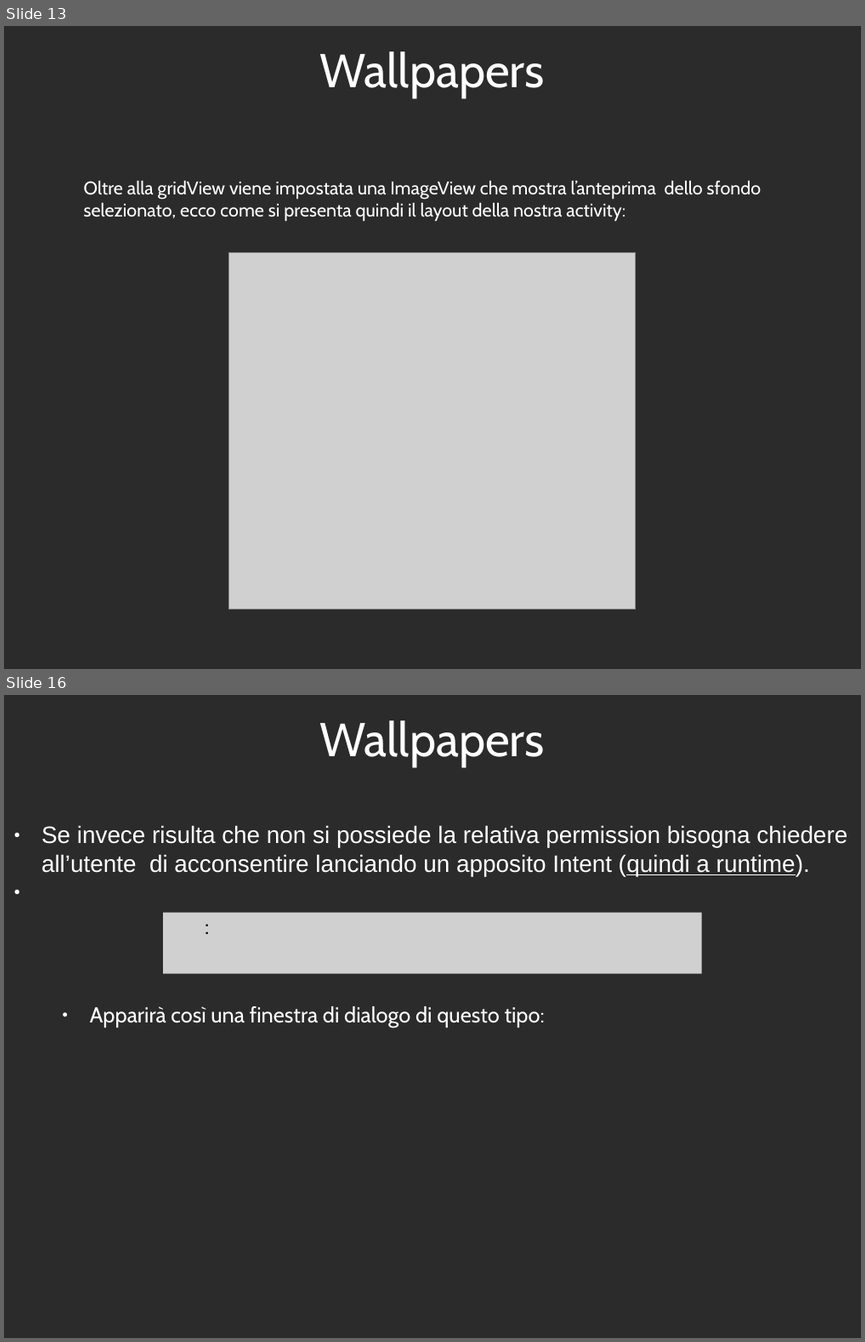
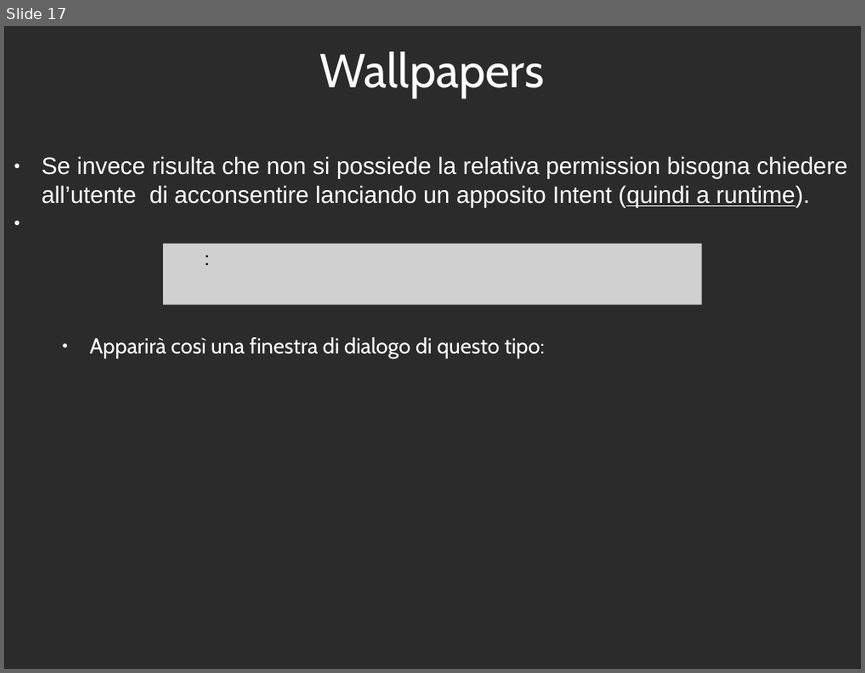
Before and after one commit to 0088024/Wallpaper_v4, a slide deck: ESONERO_WALLPAPERS_FPR-IOL2018.odp. Shown one above the other, each under a label of ours: slides 13 and 16 before the commit, slide 17 after it; the slides between them are not shown. The pictures are 865x1342 and 865x673 pixels, drawn with LibreOffice and Linux fonts; fonts in the diff are those of the drawing; grey boxes stand for pictures; background and template pictures are left out; a plain dark background stands for a picture behind light text. Boxes give left, top, right and bottom in pixels: in the first picture for what was removed or moved away, otherwise in the second. Text is boxed around its words. In the diff, an @@ line names an element or a change of style, - is before the commit and + after.

```diff
--- a/ESONERO_WALLPAPERS_FPR-IOL2018.odp
+++ b/ESONERO_WALLPAPERS_FPR-IOL2018.odp
@@ slide 13 removed at (4,26,861,669), background picture (left out) @@
@@ title removed at (320,52,545,98) @@
-Wallpapers
@@ text removed at (84,180,761,222) @@
-Oltre alla gridView viene impostata una ImageView che mostra l’anteprima dello sfondo selezionato, ecco come si presenta quindi il layout della nostra activity:
@@ picture removed at (229,252,636,608) @@
@@ what was slide 16 is now slide 17 @@
```
Also in this commit, not shown: 5 slides changed, 4 slides added, 4 other slides removed.
